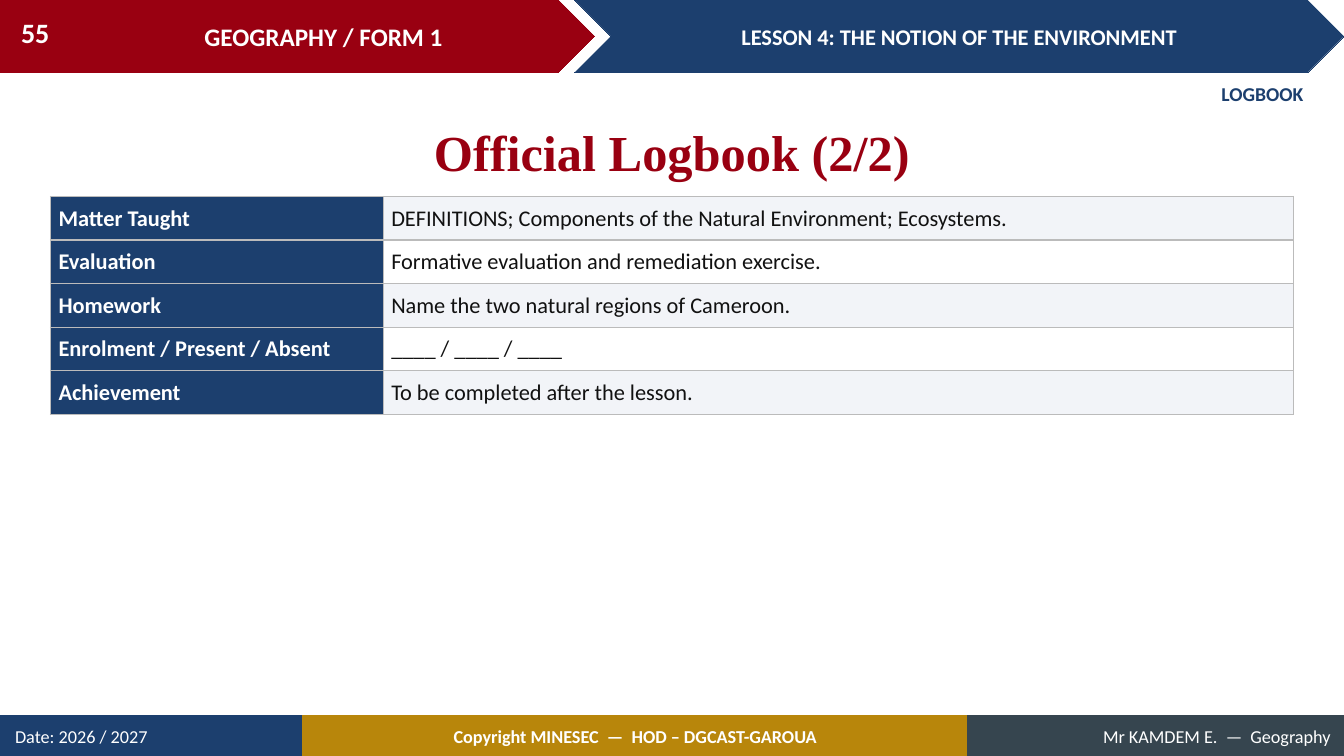
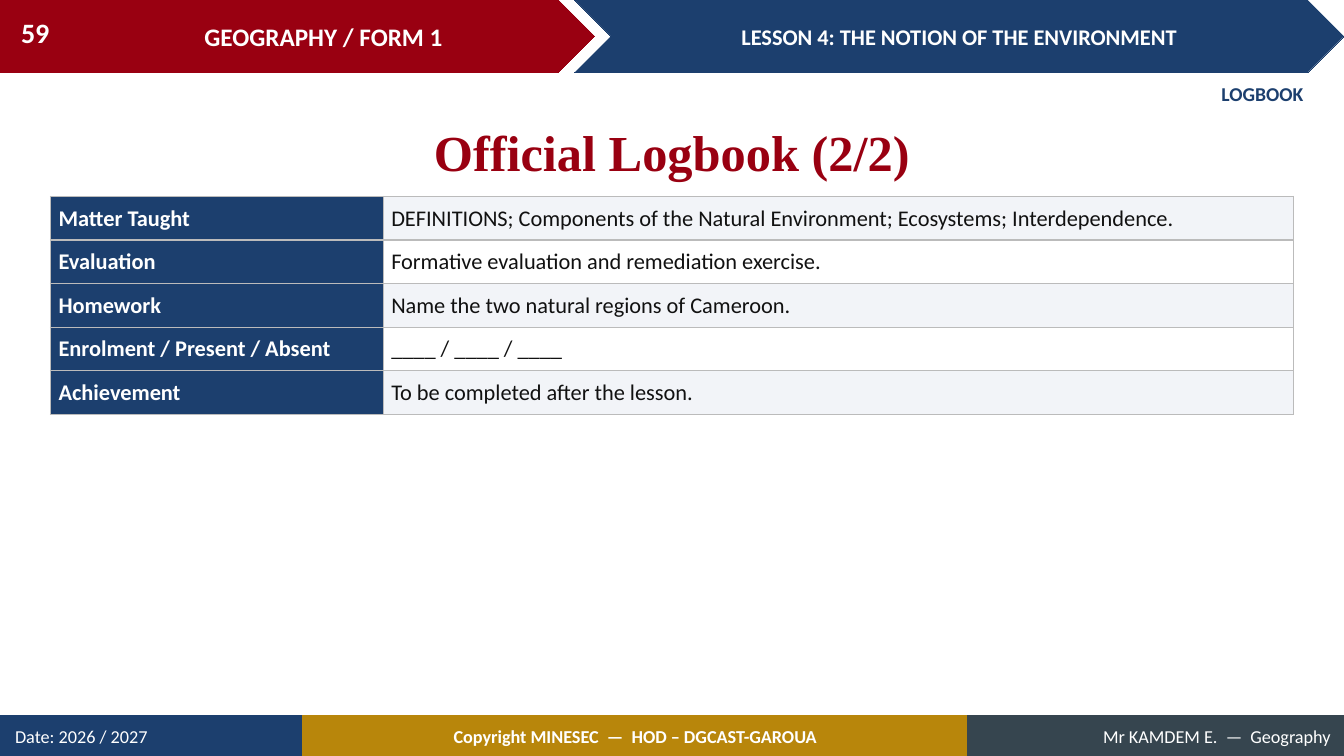
Before and after one commit to Berthautk/linea-github, a slide deck: slide 59 of lecons/F1/07_F1_M2_L04_The_Notion_of_the_Environment.pptx (slide 55 before the commit). Drawn at 1344x756 pixels with LibreOffice and Linux fonts; fonts in the diff are those of the drawing. Boxes give left, top, right and bottom in pixels: in the first picture for what was removed or moved away, otherwise in the second. Text is boxed around its words. In the diff, an @@ line names an element or a change of style, - is before the commit and + after.

```diff
--- a/lecons/F1/07_F1_M2_L04_The_Notion_of_the_Environment.pptx
+++ b/lecons/F1/07_F1_M2_L04_The_Notion_of_the_Environment.pptx
@@ page number at [21,24,49,43]: text changed @@
-55
+59
@@ table at [50,197,1294,408] @@
-row 1, column 2: DEFINITIONS; Components of the Natural Environment; Ecosystems.
+row 1, column 2: DEFINITIONS; Components of the Natural Environment; Ecosystems; Interdependence.
```
Also in this commit, not shown: 26 other slides changed, 12 slides added, 9 slides removed, 8 other files.
